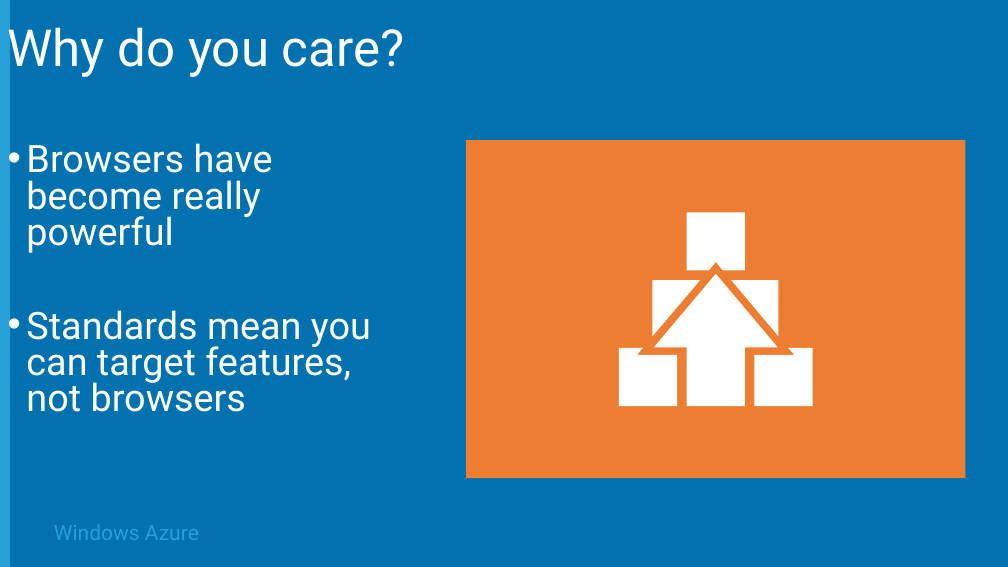
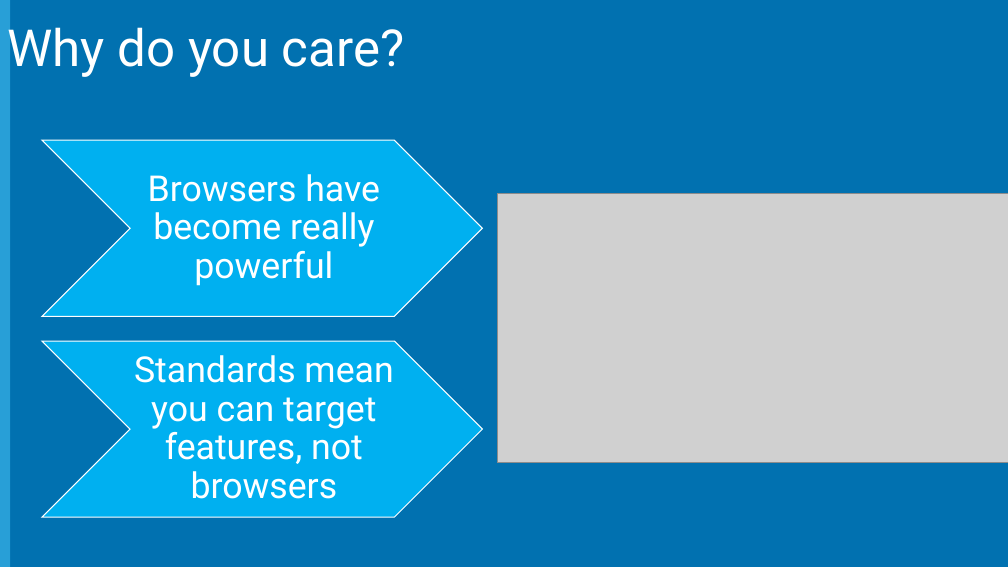
Before and after one commit to Microsoft-Web/DECK-Modern-Web-Front-Ends, a slide deck: slide 6 of 4-Modern-web-front-ends.pptx. Drawn at 1008x567 pixels with LibreOffice and Linux fonts; fonts in the diff are those of the drawing; grey boxes stand for pictures; background and template pictures are left out. Boxes give left, top, right and bottom in pixels: in the first picture for what was removed or moved away, otherwise in the second. Text is boxed around its words. In the diff, an @@ line names an element or a change of style, - is before the commit and + after.

```diff
--- a/4-Modern-web-front-ends.pptx
+++ b/4-Modern-web-front-ends.pptx
@@ text at [26,143,273,253]: paragraph removed @@
-• Browsers have become really powerful
@@ chevron added at [42,140,483,316], fill #00B0F0, outline #FFFFFF 1 pt @@
@@ rectangle removed at [466,140,966,478] @@
@@ text added at [148,174,380,286], 34 pt, text #FFFFFF @@
+Browsers have become really powerful
@@ picture added at [498,194,1008,463] @@
@@ freeform shape removed at [619,212,813,406] @@
@@ chevron added at [42,341,483,517], fill #00B0F0, outline #FFFFFF 1 pt @@
@@ text "Standards mean you can target ...": place and size @@
-text "Standards mean you can target ..." at [26,143,371,412]
+text "Standards mean you can target ..." at [134,355,393,499]
@@ text "Standards mean you can target ..." at [134,355,393,499]: size 36 to 34 pt; alignment left to centre; bullet • to none; line spacing 0.8 to 0.9; more space between paragraphs; vertical alignment top to middle @@
@@ text removed at [54,525,199,540] @@
-Windows Azure
```
Also in this commit, not shown: 26 other slides changed, 6 slides added, 1 slide removed.
